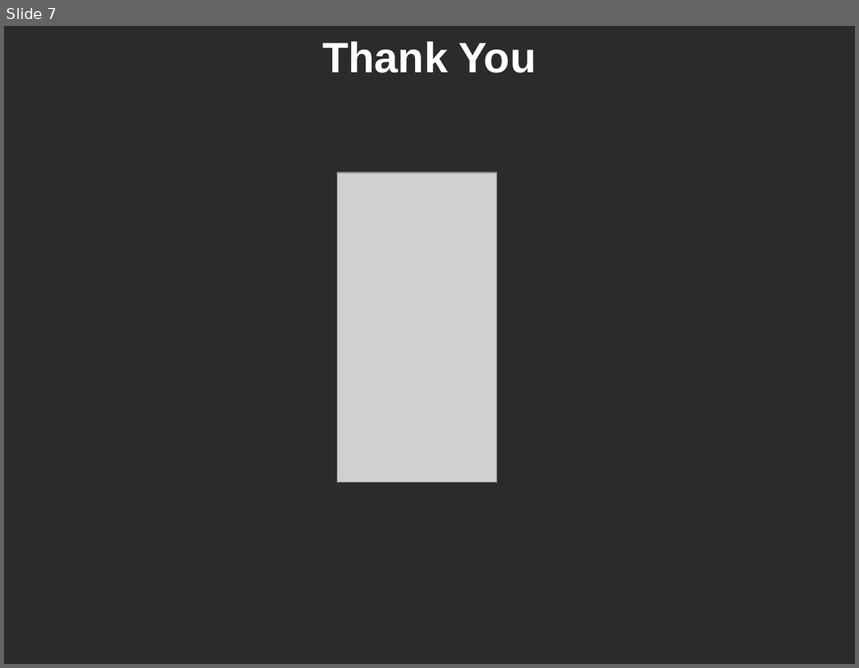
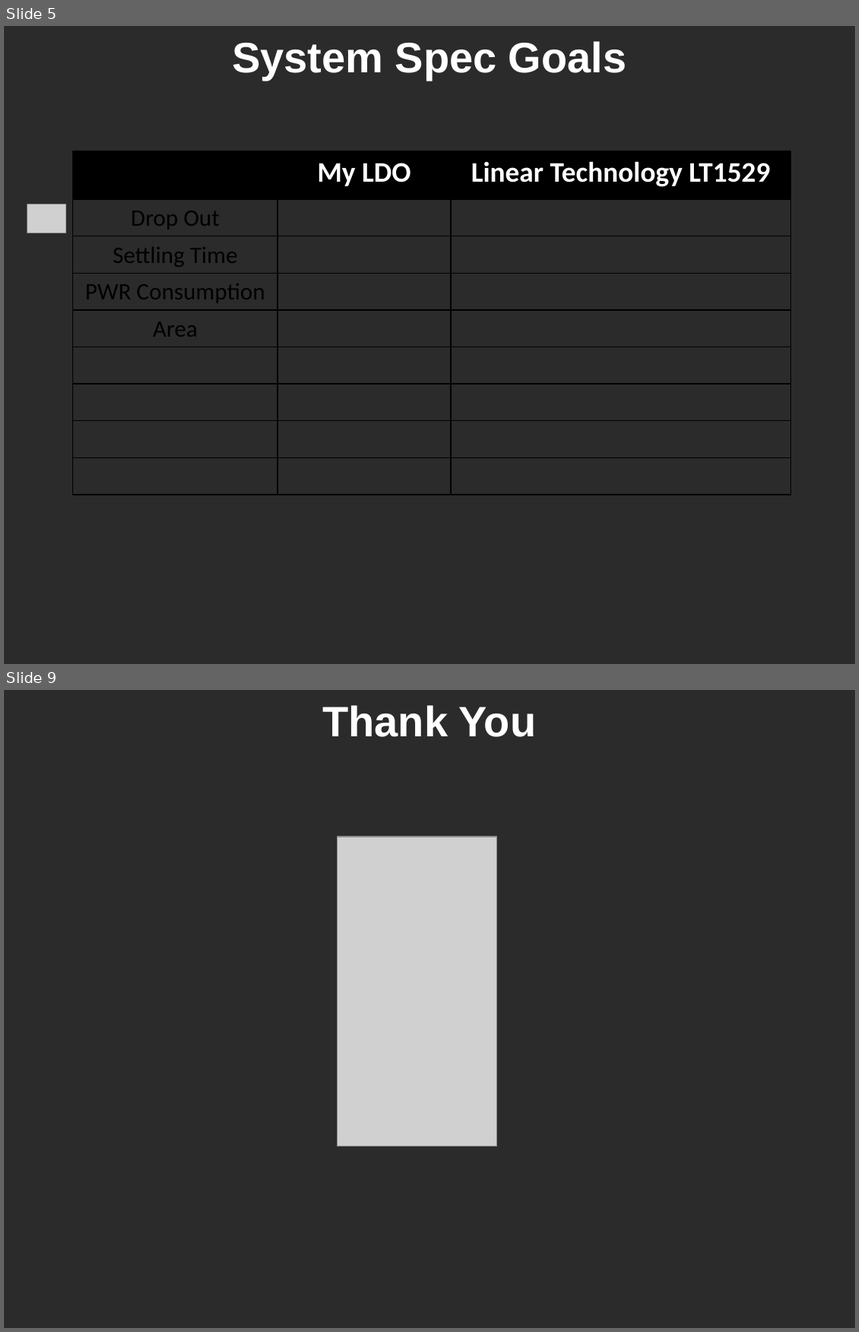
Before and after one commit to ominux/ece532, a slide deck: project/april_11/john.pptx. Shown one above the other, each under a label of ours: slide 7 before the commit, slides 5 and 9 after it; the slides between them are not shown. The pictures are 859x668 and 859x1332 pixels, drawn with LibreOffice and Linux fonts; fonts in the diff are those of the drawing; grey boxes stand for pictures; background and template pictures are left out; a plain dark background stands for a picture behind light text. Boxes give left, top, right and bottom in pixels: in the first picture for what was removed or moved away, otherwise in the second. Text is boxed around its words. In the diff, an @@ line names an element or a change of style, - is before the commit and + after.

```diff
--- a/project/april_11/john.pptx
+++ b/project/april_11/john.pptx
@@ slide 5 added at [4,26,855,664], background picture (left out) @@
@@ text added at [232,41,626,80], 36 pt, text #FFFFFF, bold @@
+System Spec Goals
@@ table added at [73,151,791,494], 9 rows, 3 columns @@
+ | My LDO | Linear Technology LT1529
+Drop Out |  | 
+Settling Time |  | 
+PWR Consumption |  | 
+Area |  | 
+ |  | 
+ |  | 
+ |  | 
+ |  | 
@@ picture added at [27,204,66,233] @@
@@ what was slide 7 is now slide 9 @@
```
Also in this commit, not shown: 1 slide changed, 3 other slides added, 7 slides removed.
